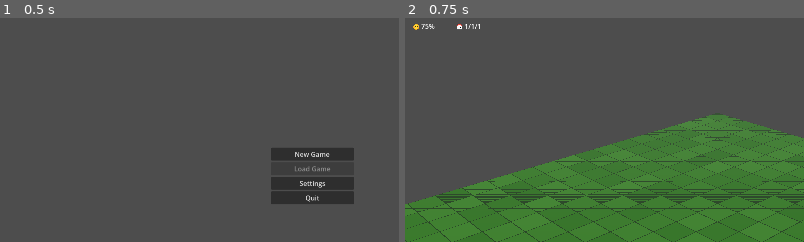
Above: before the commit, frames 1-2 (left to right).
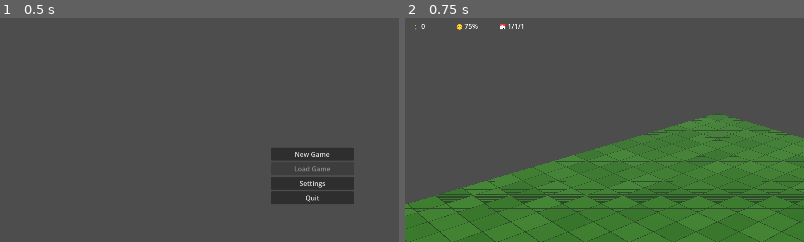
Above: after the commit, the same moments.

Repository: roltipony/consell
Game: Godot game, scene res://scenes/main/MainMenu.tscn
Two runs of this game, one before a commit and one after it. Both use one fixed random seed, a clock stepped at 60 frames per second and the inputs below.
Inputs:
- Up to frame 1 (0.5 s): no input
- Up to frame 2 (0.75 s): click "New Game" at 0.5 s
The pictures show only the part of the screen within x 11-61%, y 0-50%; the shares and areas given below are measured in that part.

Frame 1 is identical in both runs. In frame 2, 0.2% of the frame differs, in the area x 2-30%, y 2-6%.

Commit message:
citizens added

Diff:
--- a/config/game_settings.json
+++ b/config/game_settings.json
@@ -32,5 +32,12 @@
     "forest_threshold": 0.25,
     "sand_threshold": -0.2,
     "fertile_threshold": 0.1
+  },
+  "citizens": {
+    "move_speed": 1.5,
+    "wander_radius": 3.0,
+    "wait_duration": 2.0,
+    "color": "#e8c090",
+    "palette": ["#e8c090", "#c89060", "#a06030", "#f0d0a0", "#d0a070"]
   }
 }
--- a/scenes/main/GameWorld.tscn
+++ b/scenes/main/GameWorld.tscn
@@ -7,6 +7,7 @@
 [ext_resource type="Script" uid="uid://dfkddjp7lhd2t" path="res://src/systems/economy/EconomySystem.gd" id="5"]
 [ext_resource type="Script" uid="uid://bmlk7sulvqeum" path="res://src/systems/population/PopulationSystem.gd" id="6"]
 [ext_resource type="Script" uid="uid://4w5340x2hm5b" path="res://src/systems/events/EventSystem.gd" id="7"]
+[ext_resource type="Script" uid="uid://d3e5uf3ctkika" path="res://src/systems/population/CitizenManager.gd" id="8"]
 
 [node name="GameWorld" type="Node3D" unique_id=1951626949]
 script = ExtResource("1")
@@ -35,5 +36,8 @@
 [node name="EventSystem" type="Node" parent="Systems" unique_id=696274461]
 script = ExtResource("7")
 
+[node name="CitizenManager" type="Node3D" parent="Systems" unique_id=1473158606]
+script = ExtResource("8")
+
 [node name="CameraController" type="Node3D" parent="." unique_id=1107802135]
 script = ExtResource("2")
--- a/scenes/ui/HUD.tscn
+++ b/scenes/ui/HUD.tscn
@@ -21,6 +21,10 @@
 text = "👥 0"
 custom_minimum_size = Vector2(100, 0)
 
+[node name="CitizensLabel" type="Label" parent="HUD/TopBar"]
+text = "🚶 0"
+custom_minimum_size = Vector2(100, 0)
+
 [node name="HappyLabel" type="Label" parent="HUD/TopBar"]
 text = "😊 75%"
 custom_minimum_size = Vector2(100, 0)
--- a/src/core/EventBus.gd
+++ b/src/core/EventBus.gd
@@ -13,6 +13,8 @@
 signal population_changed(new_population: int)
 signal happiness_changed(new_happiness: float)
 signal unemployment_changed(new_rate: float)
+signal citizen_spawned(citizen: Object, cell: Vector2i)
+signal citizen_despawned(citizen: Object, cell: Vector2i)
 
 # ─── Building Signals ──────────────────────────────────────────────
 signal building_placed(building_data: BuildingData, cell: Vector2i)
--- /dev/null
+++ b/src/entities/units/Citizen.gd
@@ -0,0 +1,108 @@
+## Citizen.gd
+## A visible person that lives in a house and wanders the map.
+## Represented as a 2D rectangle (flat quad) that moves around its home area.
+class_name Citizen
+extends Node3D
+
+# ─── State ────────────────────────────────────────────────────────
+var home_cell: Vector2i = Vector2i.ZERO
+var _target_position: Vector3 = Vector3.ZERO
+var _move_speed: float = 1.5
+var _wander_radius: float = 3.0
+var _wait_timer: float = 0.0
+var _wait_duration: float = 2.0
+var _is_waiting: bool = false
+
+# ─── Visual ───────────────────────────────────────────────────────
+var _mesh_instance: MeshInstance3D = null
+var _color: Color = Color.WHITE
+
+enum WanderState { MOVING, WAITING }
+var _state: WanderState = WanderState.WAITING
+
+# ─── Lifecycle ────────────────────────────────────────────────────
+func _ready() -> void:
+	_setup_visuals()
+	_pick_new_target()
+
+func _process(delta: float) -> void:
+	match _state:
+		WanderState.WAITING:
+			_wait_timer += delta
+			if _wait_timer >= _wait_duration:
+				_wait_timer = 0.0
+				_pick_new_target()
+				_state = WanderState.MOVING
+		WanderState.MOVING:
+			_move_toward_target(delta)
+
+# ─── Initialise ───────────────────────────────────────────────────
+func initialize(cell: Vector2i, cfg: Dictionary) -> void:
+	home_cell = cell
+	_move_speed    = cfg.get("move_speed",    1.5)
+	_wander_radius = cfg.get("wander_radius", 3.0)
+	_wait_duration = cfg.get("wait_duration", 2.0)
+	_color         = Color(cfg.get("color",   "#e8c090"))
+
+func setup_size(building_cell_size: float) -> void:
+	## Scale the citizen rectangle proportionally to the building footprint.
+	var citizen_scale: float = building_cell_size * 0.25
+	if _mesh_instance:
+		_mesh_instance.scale = Vector3(citizen_scale, citizen_scale * 1.5, citizen_scale)
+
+# ─── Visuals ──────────────────────────────────────────────────────
+func _setup_visuals() -> void:
+	_mesh_instance = MeshInstance3D.new()
+	_mesh_instance.name = "CitizenMesh"
+
+	var quad := QuadMesh.new()
+	quad.size = Vector2(0.5, 0.75)
+	_mesh_instance.mesh = quad
+
+	var mat := StandardMaterial3D.new()
+	mat.albedo_color = _color
+	mat.roughness = 0.9
+	mat.metallic = 0.0
+	mat.billboard_mode = BaseMaterial3D.BILLBOARD_ENABLED
+	mat.no_depth_test = false
+	_mesh_instance.material_override = mat
+
+	_mesh_instance.position.y = 0.5
+	add_child(_mesh_instance)
+
+func set_color(c: Color) -> void:
+	_color = c
+	if _mesh_instance and _mesh_instance.material_override:
+		(_mesh_instance.material_override as StandardMaterial3D).albedo_color = c
+
+# ─── Movement ─────────────────────────────────────────────────────
+func _pick_new_target() -> void:
+	var home_world: Vector3 = GameManager.grid_system.cell_to_world(home_cell)
+	var offset := Vector3(
+		randf_range(-_wander_radius, _wander_radius),
+		0.0,
+		randf_range(-_wander_radius, _wander_radius)
+	)
+	_target_position = _clamp_to_grid(home_world + offset)
+	_state = WanderState.MOVING
+
+func _move_toward_target(delta: float) -> void:
+	var direction: Vector3 = _target_position - global_position
+	direction.y = 0.0
+	var dist: float = direction.length()
+
+	if dist < 0.05:
+		global_position = _target_position
+		_wait_duration = randf_range(1.0, 4.0)
+		_state = WanderState.WAITING
+		return
+
+	global_position += direction.normalized() * _move_speed * delta
+
+func _clamp_to_grid(pos: Vector3) -> Vector3:
+	var gs: GridSystem = GameManager.grid_system
+	return Vector3(
+		clampf(pos.x, 0.0, float(gs.grid_width)  * gs.cell_size),
+		0.0,
+		clampf(pos.z, 0.0, float(gs.grid_height) * gs.cell_size)
+	)
--- /dev/null
+++ b/src/systems/population/CitizenManager.gd
@@ -0,0 +1,103 @@
+## CitizenManager.gd
+## Owns all Citizen nodes in the world.
+## Listens to building_placed / building_removed signals to spawn / despawn citizens.
+## Citizens are always in sync with population_capacity across all residential buildings.
+class_name CitizenManager
+extends Node3D
+
+const CFG_KEY := "citizens"
+
+# ─── State ────────────────────────────────────────────────────────
+## Maps building origin cell → Array[Citizen] for citizens that live there.
+var _citizens_by_cell: Dictionary = {}
+
+## Citizen visual config loaded from game_settings.json
+var _citizen_cfg: Dictionary = {}
+
+# ─── Lifecycle ────────────────────────────────────────────────────
+func _ready() -> void:
+	_load_config()
+	EventBus.building_placed.connect(_on_building_placed)
+	EventBus.building_removed.connect(_on_building_removed)
+
+func _load_config() -> void:
+	_citizen_cfg = ConfigLoader.game_settings.get(CFG_KEY, {})
+
+# ─── Signal Handlers ──────────────────────────────────────────────
+func _on_building_placed(building_data: BuildingData, cell: Vector2i) -> void:
+	var capacity: int = building_data.population_capacity
+	if capacity <= 0:
+		return
+	_spawn_citizens_for_cell(cell, building_data, capacity)
+
+func _on_building_removed(building_data: BuildingData, cell: Vector2i) -> void:
+	if building_data.population_capacity <= 0:
+		return
+	_despawn_citizens_for_cell(cell)
+
+# ─── Spawn / Despawn ──────────────────────────────────────────────
+func _spawn_citizens_for_cell(cell: Vector2i, building_data: BuildingData, count: int) -> void:
+	if _citizens_by_cell.has(cell):
+		_despawn_citizens_for_cell(cell)
+
+	var citizens: Array[Citizen] = []
+	var cell_size: float = GameManager.grid_system.cell_size
+	# Building footprint size to scale citizens proportionally
+	var footprint_size: float = float(maxi(building_data.size.x, building_data.size.y)) * cell_size
+
+	for i in range(count):
+		var citizen := _create_citizen(cell, footprint_size, i, count)
+		citizens.append(citizen)
+		EventBus.emit_signal("citizen_spawned", citizen, cell)
+
+	_citizens_by_cell[cell] = citizens
+
+func _despawn_citizens_for_cell(cell: Vector2i) -> void:
+	if not _citizens_by_cell.has(cell):
+		return
+	var citizens: Array = _citizens_by_cell[cell]
+	for citizen in citizens:
+		EventBus.emit_signal("citizen_despawned", citizen, cell)
+		citizen.queue_free()
+	_citizens_by_cell.erase(cell)
+
+func _create_citizen(cell: Vector2i, footprint_size: float, index: int, total: int) -> Citizen:
+	var citizen := Citizen.new()
+	citizen.name = "Citizen_%d_%d_%d" % [cell.x, cell.y, index]
+
+	citizen.initialize(cell, _citizen_cfg)
+	citizen.setup_size(footprint_size)
+	citizen.set_color(_pick_color(index))
+
+	# Must be in the tree before accessing global_position
+	add_child(citizen)
+
+	var home_world: Vector3 = GameManager.grid_system.cell_to_world(cell)
+	var offset := _spread_offset(index, total, footprint_size * 0.3)
+	citizen.global_position = home_world + offset
+
+	return citizen
+
+## Distribute citizens evenly in a small circle around home.
+func _spread_offset(index: int, total: int, radius: float) -> Vector3:
+	if total <= 1:
+		return Vector3.ZERO
+	var angle: float = (TAU / float(total)) * float(index)
+	return Vector3(cos(angle) * radius, 0.0, sin(angle) * radius)
+
+## Returns a varied but deterministic skin-tone color per index slot.
+func _pick_color(index: int) -> Color:
+	var colors: Array = _citizen_cfg.get("palette", [
+		"#e8c090", "#c89060", "#a06030", "#f0d0a0", "#d0a070"
+	])
+	return Color(colors[index % colors.size()])
+
+# ─── Queries ──────────────────────────────────────────────────────
+func get_total_citizens() -> int:
+	var total: int = 0
+	for cell in _citizens_by_cell:
+		total += (_citizens_by_cell[cell] as Array).size()
+	return total
+
+func get_citizens_at(cell: Vector2i) -> Array:
+	return _citizens_by_cell.get(cell, [])
--- a/src/ui/hud/HUD.gd
+++ b/src/ui/hud/HUD.gd
@@ -1,24 +1,28 @@
 ## HUD.gd
-## In-game heads-up display: gold, population, happiness, time and notifications.
+## In-game heads-up display: gold, population, citizens, happiness, time and notifications.
 ##
 ## Scene tree expected:
 ##   CanvasLayer
 ##     HUD (Control) ← this script
 ##       TopBar (HBoxContainer)
-##         GoldLabel    (Label)
-##         PopLabel     (Label)
-##         HappyLabel   (Label)
-##         TimeLabel    (Label)
+##         GoldLabel      (Label)
+##         PopLabel       (Label)
+##         CitizensLabel  (Label)
+##         HappyLabel     (Label)
+##         TimeLabel      (Label)
 ##       NotificationContainer (VBoxContainer)
 extends Control
 
-@onready var lbl_gold:    Label         = $TopBar/GoldLabel
-@onready var lbl_pop:     Label         = $TopBar/PopLabel
-@onready var lbl_happy:   Label         = $TopBar/HappyLabel
-@onready var lbl_time:    Label         = $TopBar/TimeLabel
+@onready var lbl_gold:        Label         = $TopBar/GoldLabel
+@onready var lbl_pop:         Label         = $TopBar/PopLabel
+@onready var lbl_citizens:    Label         = $TopBar/CitizensLabel
+@onready var lbl_happy:       Label         = $TopBar/HappyLabel
+@onready var lbl_time:        Label         = $TopBar/TimeLabel
 @onready var notif_container: VBoxContainer = $NotificationContainer
 
 const NOTIFICATION_SCENE := "res://scenes/ui/Notification.tscn"
+
+var _citizen_count: int = 0
 
 func _ready() -> void:
 	EventBus.gold_changed.connect(_on_gold_changed)
@@ -26,6 +30,8 @@
 	EventBus.happiness_changed.connect(_on_happiness_changed)
 	EventBus.new_day.connect(_on_new_day)
 	EventBus.hud_notification.connect(_on_notification)
+	EventBus.citizen_spawned.connect(_on_citizen_spawned)
+	EventBus.citizen_despawned.connect(_on_citizen_despawned)
 
 func _on_gold_changed(amount: int) -> void:
 	if lbl_gold: lbl_gold.text = "💰 %d" % amount
@@ -39,6 +45,17 @@
 func _on_new_day(day: int, month: int, year: int) -> void:
 	if lbl_time: lbl_time.text = "📅 %d/%d/%d" % [day, month, year]
 
+func _on_citizen_spawned(_citizen: Object, _cell: Vector2i) -> void:
+	_citizen_count += 1
+	_update_citizens_label()
+
+func _on_citizen_despawned(_citizen: Object, _cell: Vector2i) -> void:
+	_citizen_count = maxi(_citizen_count - 1, 0)
+	_update_citizens_label()
+
+func _update_citizens_label() -> void:
+	if lbl_citizens: lbl_citizens.text = "🚶 %d" % _citizen_count
+
 func _on_notification(message: String, type: String) -> void:
 	if notif_container == null:
 		return
--- a/src/ui/menus/GameWorld.gd
+++ b/src/ui/menus/GameWorld.gd
@@ -8,6 +8,7 @@
 @onready var economy_system:    EconomySystem    = $Systems/EconomySystem
 @onready var population_system: PopulationSystem = $Systems/PopulationSystem
 @onready var event_system:      EventSystem      = $Systems/EventSystem
+@onready var citizen_manager:   CitizenManager   = $Systems/CitizenManager
 @onready var building_placer:   BuildingPlacer   = $BuildingPlacer
 @onready var camera:            CameraController = $CameraController
 
